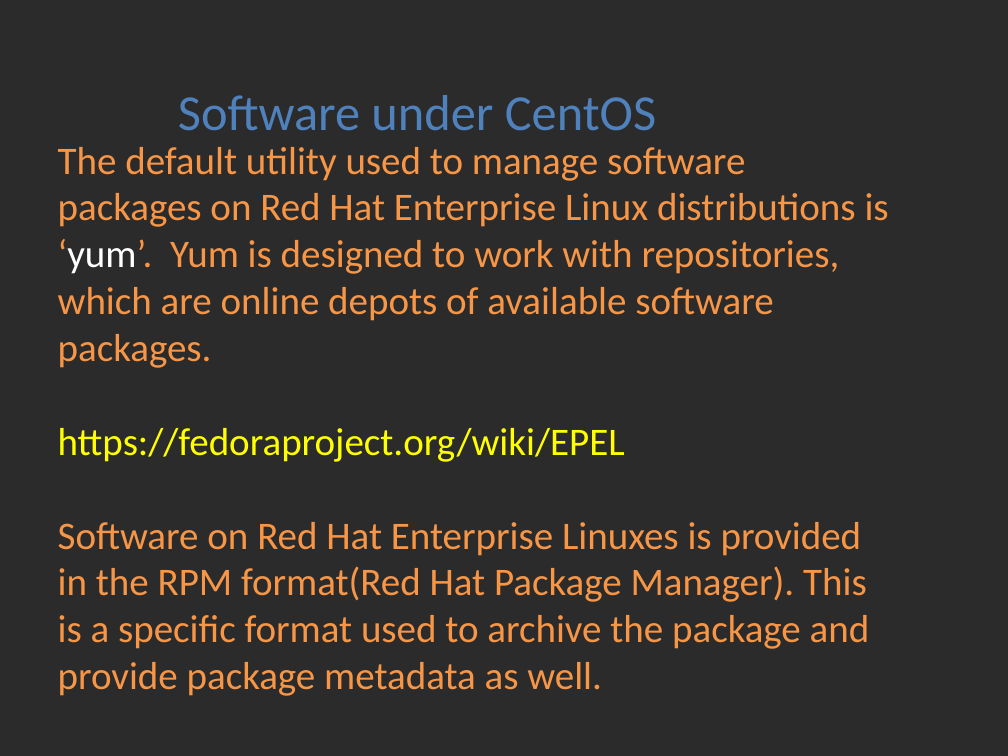
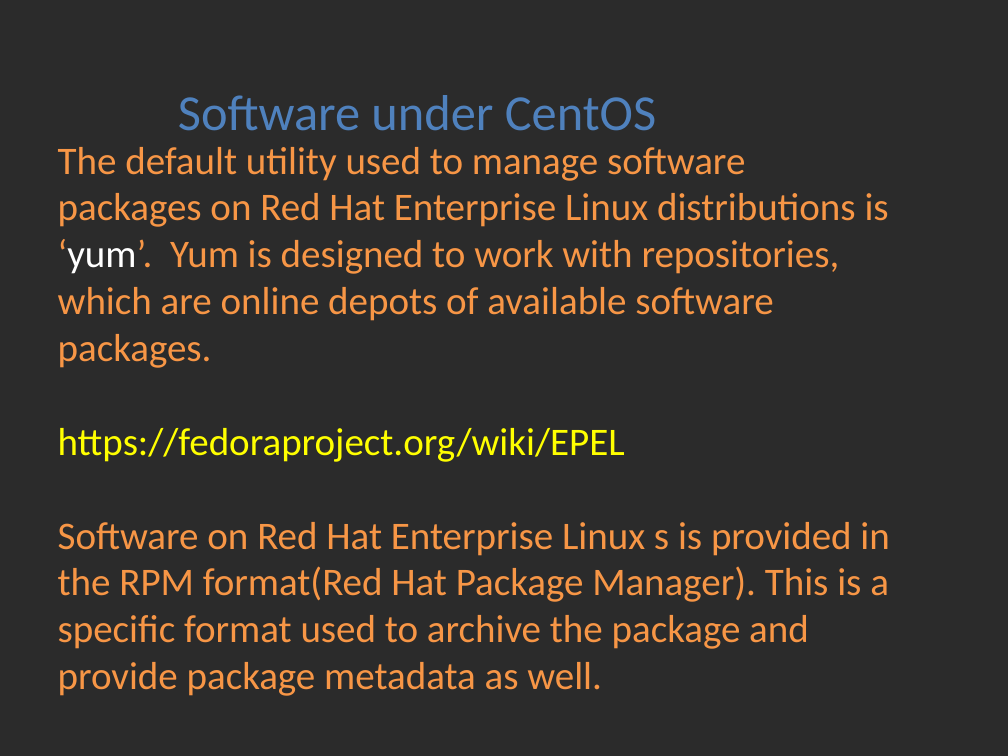
Before and after one commit to Academy-Soft-Intellect/Linux-Course, a slide deck: slide 1 of 09.Softwaremagement_And_Cron/09-SoftwareManagementAndCron.pptx. Drawn at 1008x756 pixels with LibreOffice and Linux fonts; fonts in the diff are those of the drawing; background and template pictures are left out; a plain dark background stands for a picture behind light text. Boxes give left, top, right and bottom in pixels: in the first picture for what was removed or moved away, otherwise in the second. Text is boxed around its words. In the diff, an @@ line names an element or a change of style, - is before the commit and + after.

```diff
--- a/09.Softwaremagement_And_Cron/09-SoftwareManagementAndCron.pptx
+++ b/09.Softwaremagement_And_Cron/09-SoftwareManagementAndCron.pptx
@@ title at [58, 147, 889, 696]: text changed @@
-The default utility used to manage software packages on Red Hat Enterprise Linux distributions is ‘yum’. Yum is designed to work with repositories, which are online depots of available software packages.
-https://fedoraproject.org/wiki/EPEL
-Software on Red Hat Enterprise Linuxes is provided in the RPM format(Red Hat Package Manager). This is a specific format used to archive the package and provide package metadata as well.
+The default utility used to manage software packages on Red Hat Enterprise Linux distributions is ‘yum’. Yum is designed to work with repositories, which are online depots of available software packages.
+https://fedoraproject.org/wiki/EPEL
+Software on Red Hat Enterprise Linux s is provided in the RPM format(Red Hat Package Manager). This is a specific format used to archive the package and provide package metadata as well.
```
Also in this commit, not shown: 7 other slides changed.
